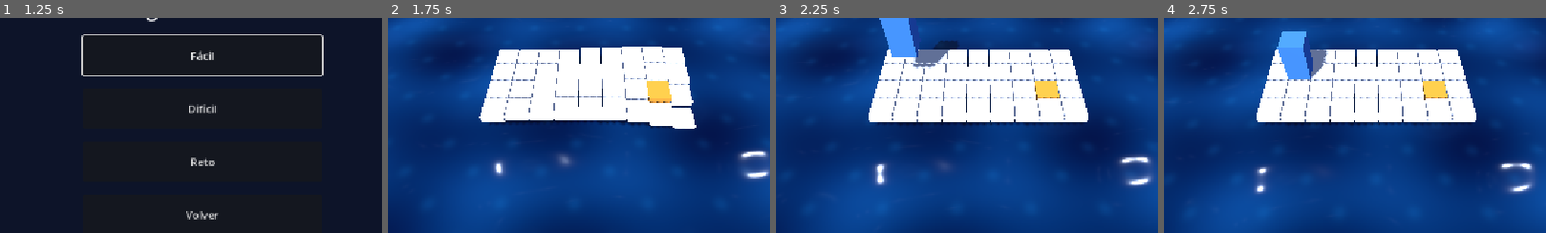
Above: before the commit, frames 1-4 (left to right).
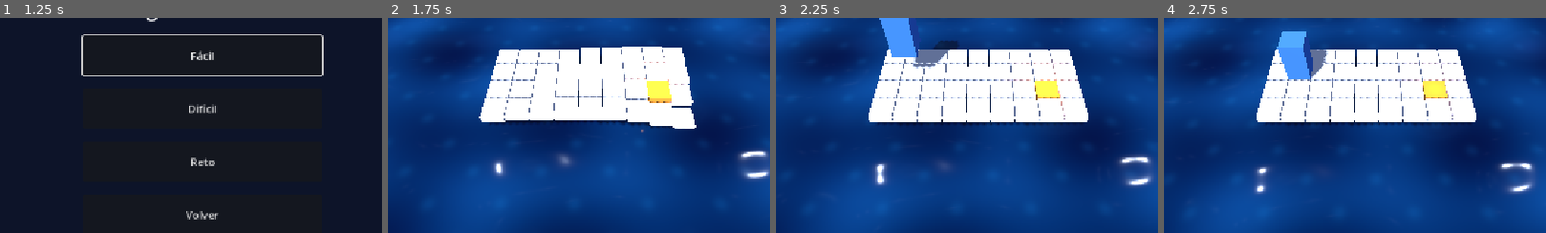
Above: after the commit, the same moments.

Repository: iandifilippo/hielo-fino
Game: Godot game, scene res://escenas/menu.tscn
Same seed, same stepped clock (60 frames per second), same inputs: the game is played once before the commit and once after it.
Inputs:
- Up to frame 1 (1.25 s): click "Jugar" at 0.5 s
- Up to frame 2 (1.75 s): click "Fácil" at 1.25 s
- Up to frame 3 (2.25 s): tap Enter at 2 s; hold Right from 2.03 s (still down); tap Z at 2.1 s
- Up to frame 4 (2.75 s): keep holding Right; tap Space at 2.27 s
The pictures show only the part of the screen within x 24-74%, y 36-86%; the shares and areas given below are measured in that part.

Frame 1 is identical in both runs. In frame 2, 0.6% of the frame differs, in the area x 61-79%, y 17-54%; in frame 3, 0.7%, in the area x 60-79%, y 19-48%; in frame 4, 0.7%.

Commit message:
La meta brilla con una luz cálida que late

Diff:
--- a/escenas/casilla.tscn
+++ b/escenas/casilla.tscn
@@ -20,6 +20,9 @@
 
 [sub_resource type="StandardMaterial3D" id="Mat_meta"]
 albedo_color = Color(0.96, 0.62, 0.15, 1)
+emission_enabled = true
+emission = Color(0.96, 0.5, 0.1, 1)
+emission_energy_multiplier = 0.35
 
 [sub_resource type="BoxMesh" id="Caja"]
 size = Vector3(0.96, 0.3, 0.96)
--- a/scripts/casilla.gd
+++ b/scripts/casilla.gd
@@ -15,11 +15,13 @@
 
 @onready var malla: MeshInstance3D = $Malla
 @onready var grieta: Node3D = $Grieta
+var _luz: OmniLight3D
 
 func configurar(t: String) -> void:
 	tipo = t
 	if tipo == "M":
 		malla.material_override = mat_meta
+		_latir()
 	elif tipo == "H" or tipo == "G":
 		malla.material_override = mat_hielo
 	else:
@@ -74,3 +76,14 @@
 	var tw := create_tween()
 	tw.tween_interval(retraso)
 	tw.tween_property(self, "position:y", destino, 0.35).set_trans(Tween.TRANS_BACK).set_ease(Tween.EASE_OUT)
+
+# LA META BRILLA Y LATE PARA QUE EL OJO SE VAYA A ELLA
+func _latir() -> void:
+	_luz = OmniLight3D.new()
+	_luz.light_color = Color(1.0, 0.6, 0.2)
+	_luz.omni_range = 2.5
+	_luz.position = Vector3(0, 0.6, 0)
+	add_child(_luz)
+	var tw := create_tween().set_loops()
+	tw.tween_property(_luz, "light_energy", 1.6, 0.7).set_trans(Tween.TRANS_SINE)
+	tw.tween_property(_luz, "light_energy", 0.5, 0.7).set_trans(Tween.TRANS_SINE)
